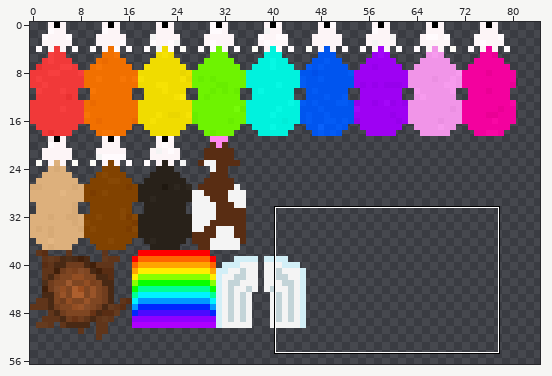
Sprite sheet, stored at assets/images/objects.png. The picture above shows the old version from afar; the outline marks the close-up.
Close-up. As it was:
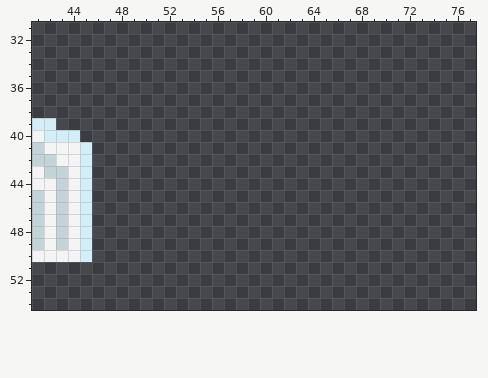
The file is 100x100 pixels. Colours within 5 levels of each other are drawn and written as one. Shown: x 41..77, y 31..54. The wide view leaves out empty margins.
The result:
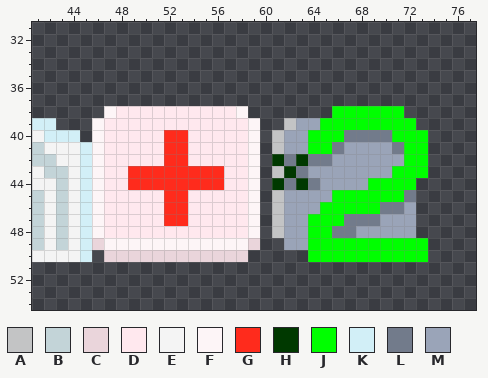
Palette (. is transparent): A #c3c4c5  B #c3d4d8  C #ead5db  D #ffe8ee  E #f4f4f4  F #fdf5f7  G #ff2b1c  H #003900  J #00ff00  K #d2eff7  L #727b8b  M #9aa4b8
Changes in this commit:
Changed rows in their new state; - is an unchanged pixel.
first column x 46:
38 -FDDDDDDDDDDF-------JJJJJJ--
39 FDDDDDDDDDDDDF--AMMJJJJJJJJ-
40 FDDDDDGGDDDDDF-AMMJJJLLLLJJJ
41 FDDDDDGGDDDDDF-AMMJJLMMMMLJJ
42 FDDDDDGGDDDDDF-HLHLLMMMMMMJJ
43 FDDGGGGGGGGDDF-AHLMMMMMMMJJJ
44 FDDGGGGGGGGDDF-HLHLMMMMJJJJ-
45 FDDDDDGGDDDDDF-AMMMMJJJJJJL-
46 FDDDDDGGDDDDDF-AMMMJJJJJLLM-
47 FDDDDDGGDDDDDF-AMMJJJLLLMMM-
48 FDDDDDDDDDDDDF-AMMJJLLMMMMM-
49 CFFFFFFFFFFFFC--MMJJJJJJJJJJ
50 -CCCCCCCCCCCC-----JJJJJJJJJJ
